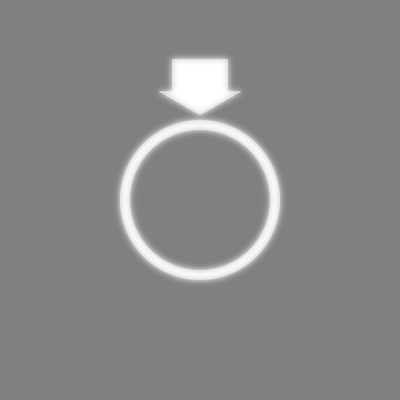
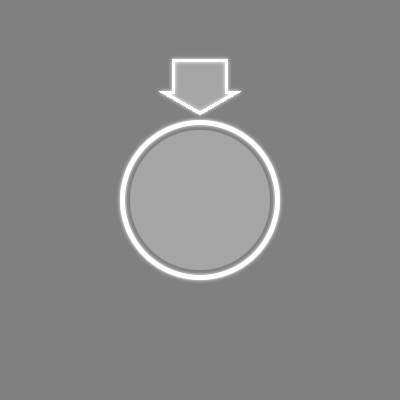
Revision of a layered 400x400 image; what changed, layer by layer:
renamed "Arrow Bottom" to "Arrow Inner", showed it, opacity 100% → 30%, painted on it over left=159, top=59, right=241, bottom=287
renamed "Arrow Top Blur" to "Arrow Outer Blur", painted on it over left=155, top=52, right=245, bottom=123
renamed "Arrow Top" to "Arrow Outer", opacity 50% → 100%, painted on it over left=159, top=59, right=241, bottom=115
removed layer "Circle Blur" over left=113, top=111, right=287, bottom=287
added layer "Circle Inner" (30%) above "Circle Outer Blur" over left=130, top=130, right=270, bottom=270
added layer "Circle Outer Blur" above "Circle Outer" over left=115, top=115, right=285, bottom=285
renamed "Circle" to "Circle Outer", opacity 50% → 100%, painted on it over left=120, top=120, right=280, bottom=280
